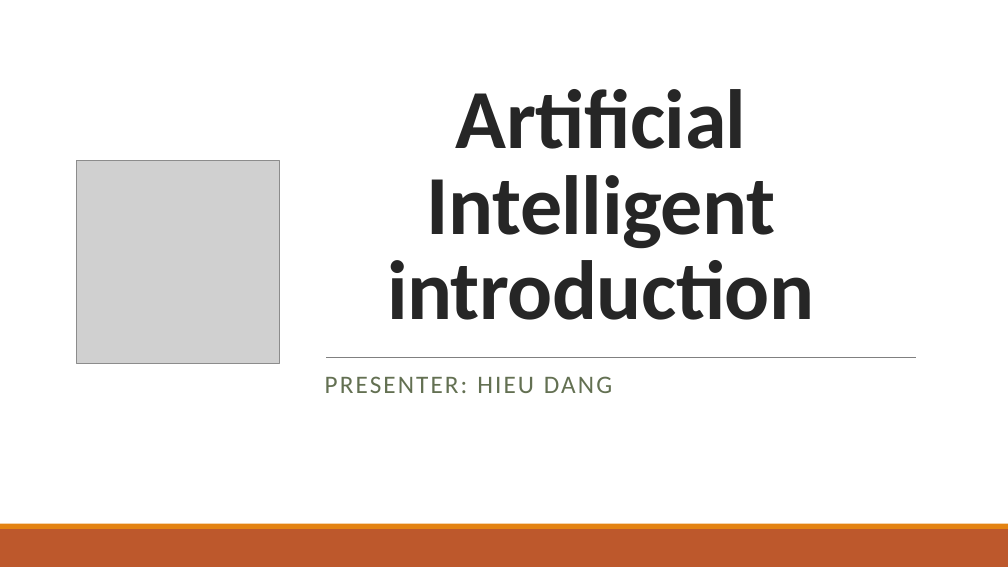
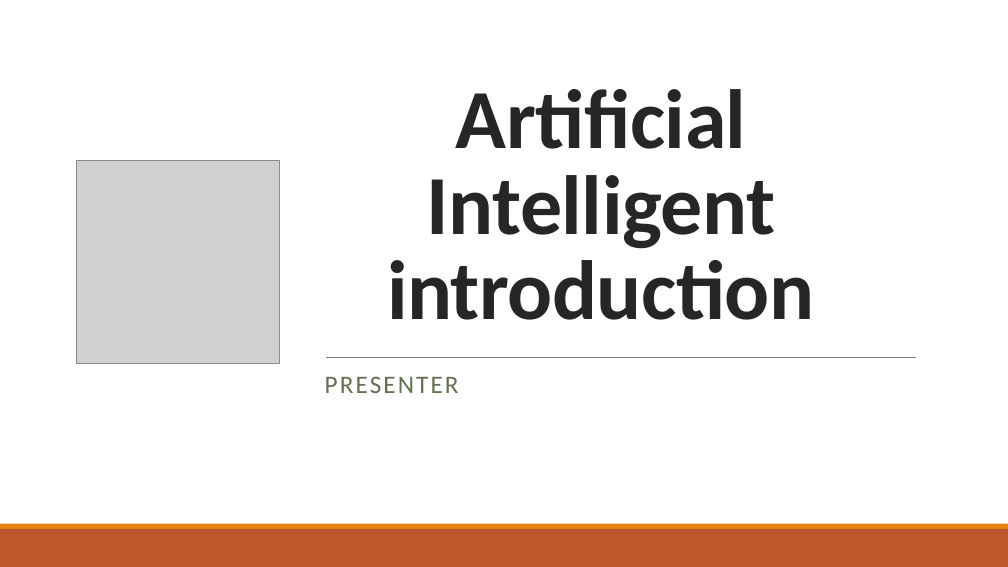
Before and after one commit to dthieu/AI, a slide deck: slide 1 of Machine learning introduction.pptx. Drawn at 1008x567 pixels with LibreOffice and Linux fonts; fonts in the diff are those of the drawing; grey boxes stand for pictures. Boxes give left, top, right and bottom in pixels: in the first picture for what was removed or moved away, otherwise in the second. Text is boxed around its words. In the diff, an @@ line names an element or a change of style, - is before the commit and + after.

```diff
--- a/Machine learning introduction.pptx
+++ b/Machine learning introduction.pptx
@@ subtitle at <box>325,376,459,393</box>: text changed @@
-PRESENTER: HIEU DANG
+PRESENTER
```
Also in this commit, not shown: 6 other slides changed, 6 slides added, 1 slide removed.
